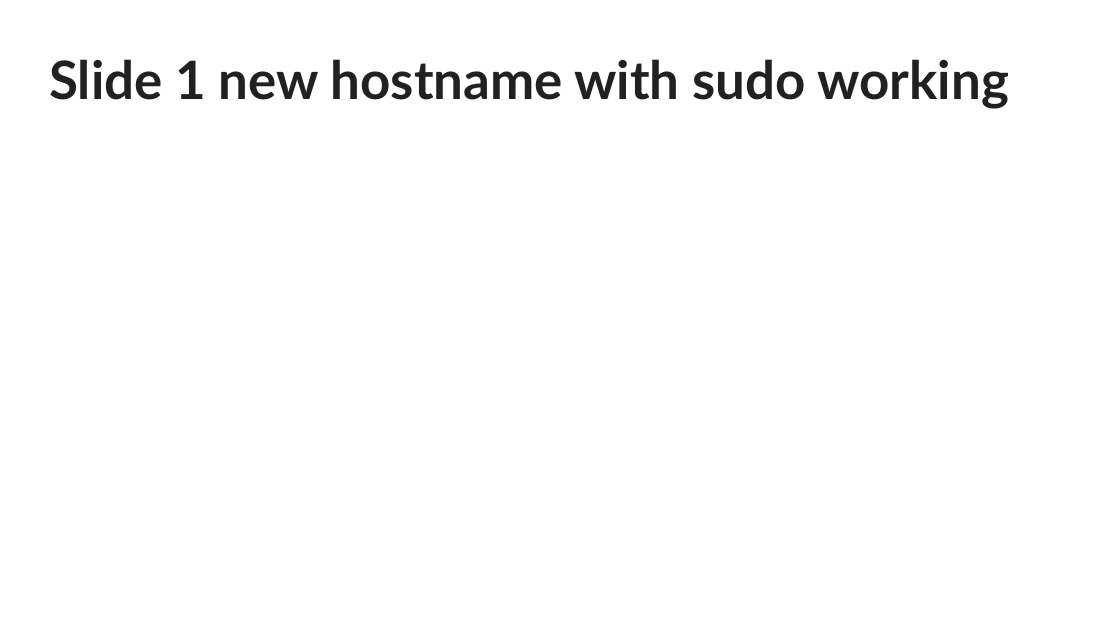
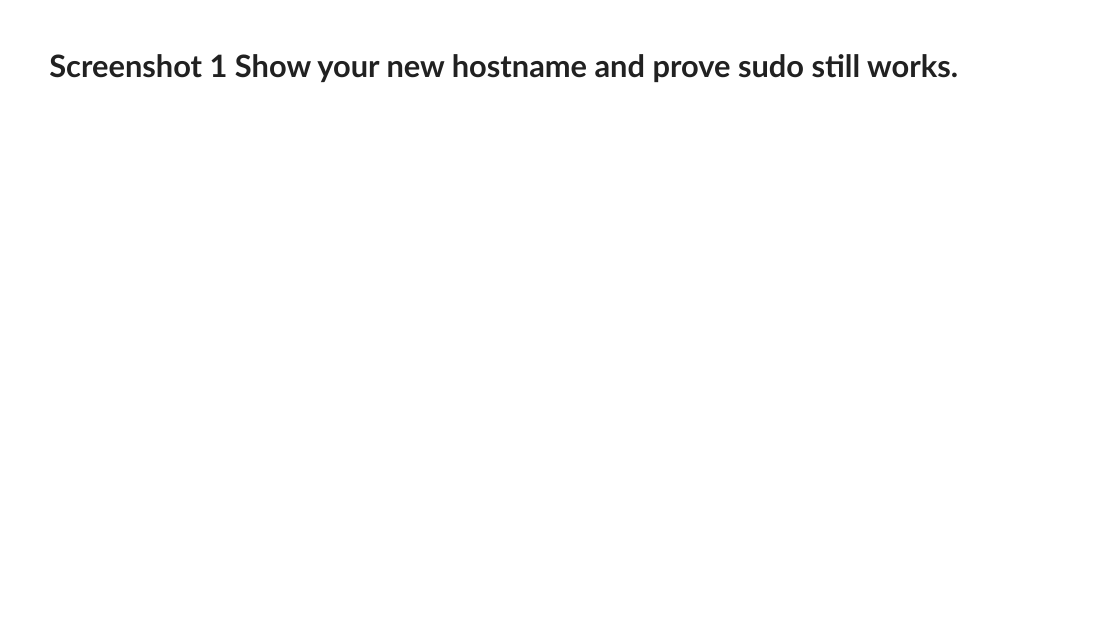
Before and after one commit to WikiSteve/networking-labs, a slide deck: slide 2 of labs/040-linux-basic-routing/assets/Basic routing SUBMISSION TEMPLATE.pptx. Drawn at 1120x630 pixels with LibreOffice and Linux fonts; fonts in the diff are those of the drawing. Boxes give left, top, right and bottom in pixels: in the first picture for what was removed or moved away, otherwise in the second. Text is boxed around its words. In the diff, an @@ line names an element or a change of style, - is before the commit and + after.

```diff
--- a/labs/040-linux-basic-routing/assets/Basic routing SUBMISSION TEMPLATE.pptx
+++ b/labs/040-linux-basic-routing/assets/Basic routing SUBMISSION TEMPLATE.pptx
@@ title at [49,54,958,82]: text changed; size 34 to 19.8 pt @@
-Slide 1 new hostname with sudo working
+Screenshot 1 Show your new hostname and prove sudo still works.
```
Also in this commit, not shown: 4 other slides changed, 24 other files.
